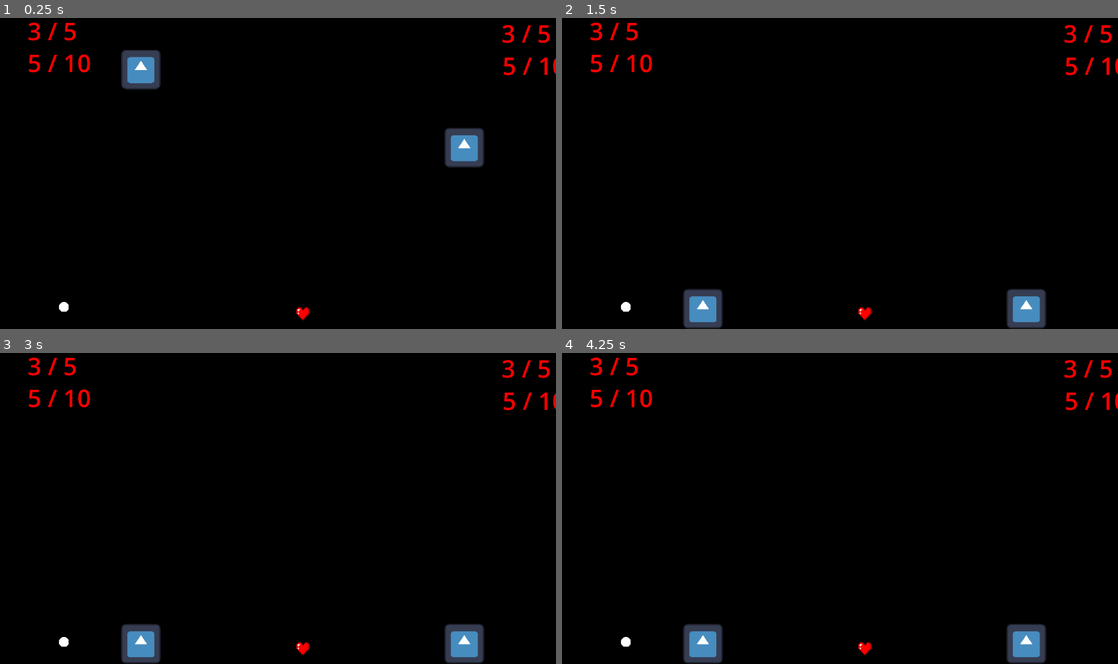
Above: before the commit, frames 1-4 (two rows, left to right).
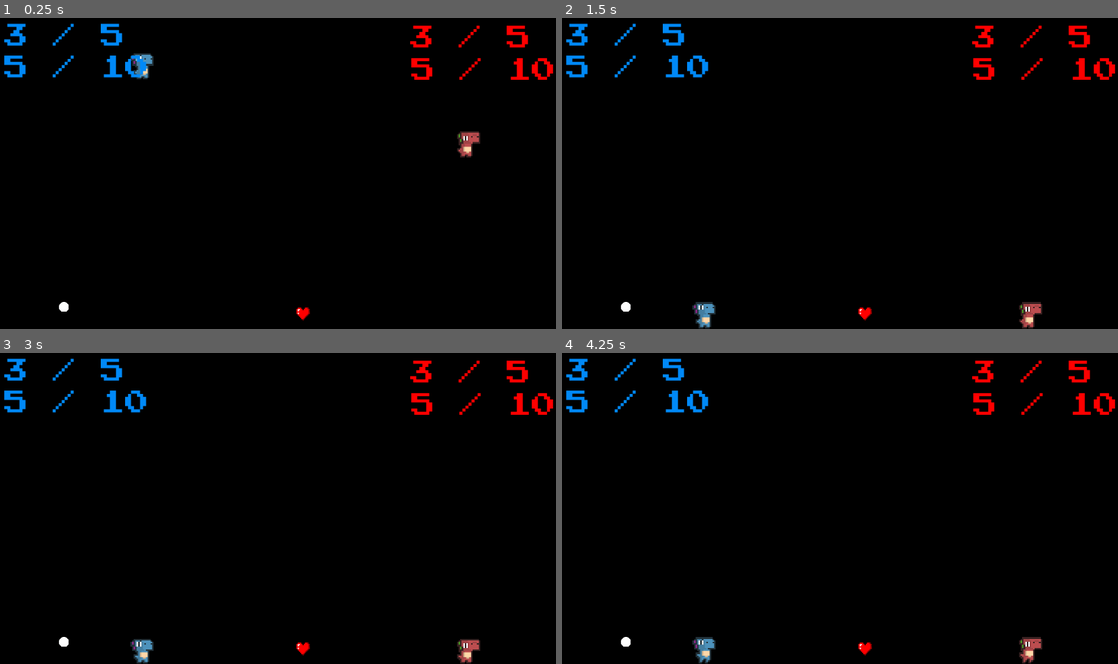
Above: after the commit, the same moments.

Repository: Jakub-Stankiewicz/platformer
Game: Godot game, scene res://scenes/arena.tscn
The game is run twice, just before and just after one commit, with the same random seed, the same clock (stepped at 60 frames per second) and the same inputs. This scene is started directly instead of the project's main scene. The engine's default icon, where the game draws it, is replaced by a stand-in: a white triangle on a blue panel in a dark square.
Inputs (mouse positions are in pixels of both pictures, inside the frame that each line leads up to):
- Up to frame 1 (0.25 s): no input
- Up to frame 2 (1.5 s): tap Enter at 0.5 s; move the mouse to (962, 157) at 0.52 s; move the mouse to (728, 189) at 1.27 s
- Up to frame 3 (3 s): move the mouse to (333, 440) at 2.02 s; move the mouse to (250, 570) at 2.77 s
- Up to frame 4 (4.25 s): move the mouse to (1006, 555) at 3.52 s

The runs differ from the first frame. In frame 1, 3.9% of the frame differs, in the area x 0-100%, y 1-48%; in frame 2, 4.1%; in frame 3, 4.1%, in the area x 0-100%, y 1-100%; in frame 4, 4.1%.

Commit message:
animacje gotowe

Diff:
--- a/scenes/arena.tscn
+++ b/scenes/arena.tscn
@@ -1,7 +1,8 @@
-[gd_scene load_steps=6 format=3 uid="uid://cwctnfbv43bmv"]
+[gd_scene load_steps=7 format=3 uid="uid://cwctnfbv43bmv"]
 
 [ext_resource type="PackedScene" uid="uid://co5be136b4wdf" path="res://scenes/character.tscn" id="1_ddxnd"]
 [ext_resource type="PackedScene" uid="uid://c3chswyfa42rj" path="res://scenes/pickups/heart.tscn" id="2_wl4x5"]
+[ext_resource type="Theme" uid="uid://c08aa77vq0ec" path="res://themes/main.tres" id="2_xdvfk"]
 [ext_resource type="PackedScene" uid="uid://bx0l6xxc6f2e0" path="res://scenes/pickups/ammoPickup.tscn" id="3_olpmc"]
 
 [sub_resource type="RectangleShape2D" id="RectangleShape2D_q1ey7"]
@@ -21,6 +22,7 @@
 
 [node name="Character" parent="." groups=["players"] instance=ExtResource("1_ddxnd")]
 position = Vector2(291, 83)
+scale = Vector2(5, 5)
 
 [node name="outer walls" type="StaticBody2D" parent="."]
 position = Vector2(274, 234)
@@ -42,24 +44,48 @@
 shape = SubResource("RectangleShape2D_dqyms")
 
 [node name="player_1_lives" type="Label" parent="."]
-offset_left = 57.0
-offset_top = -5.0
-offset_right = 260.0
-offset_bottom = 80.0
+offset_left = 9.0
+offset_top = 16.0
+offset_right = 212.0
+offset_bottom = 101.0
+theme = ExtResource("2_xdvfk")
+theme_override_colors/font_color = Color(0, 0.536463, 0.966375, 1)
+theme_override_font_sizes/font_size = 50
+text = "0"
+
+[node name="ammoP1" type="Label" parent="."]
+offset_left = 9.0
+offset_top = 82.0
+offset_right = 212.0
+offset_bottom = 167.0
+theme = ExtResource("2_xdvfk")
+theme_override_colors/font_color = Color(0, 0.536463, 0.966375, 1)
+theme_override_font_sizes/font_size = 50
+text = "0"
+
+[node name="player_2_lives" type="Label" parent="."]
+offset_left = 850.0
+offset_top = 20.0
+offset_right = 1053.0
+offset_bottom = 105.0
+theme = ExtResource("2_xdvfk")
 theme_override_colors/font_color = Color(1, 0, 0, 1)
 theme_override_font_sizes/font_size = 50
 text = "0"
 
-[node name="player_2_lives" type="Label" parent="."]
-offset_left = 1039.0
-offset_right = 1242.0
-offset_bottom = 85.0
+[node name="ammoP2" type="Label" parent="."]
+offset_left = 852.0
+offset_top = 87.0
+offset_right = 1055.0
+offset_bottom = 172.0
+theme = ExtResource("2_xdvfk")
 theme_override_colors/font_color = Color(1, 0, 0, 1)
 theme_override_font_sizes/font_size = 50
 text = "0"
 
 [node name="Character2" parent="." groups=["players"] instance=ExtResource("1_ddxnd")]
 position = Vector2(961, 245)
+scale = Vector2(5, 5)
 player_id = 2
 
 [node name="Heart" parent="." instance=ExtResource("2_wl4x5")]
@@ -67,21 +93,3 @@
 
 [node name="AmmoPickup" parent="." instance=ExtResource("3_olpmc")]
 position = Vector2(132, 602)
-
-[node name="ammoP1" type="Label" parent="."]
-offset_left = 57.0
-offset_top = 61.0
-offset_right = 260.0
-offset_bottom = 146.0
-theme_override_colors/font_color = Color(1, 0, 0, 1)
-theme_override_font_sizes/font_size = 50
-text = "0"
-
-[node name="ammoP2" type="Label" parent="."]
-offset_left = 1041.0
-offset_top = 67.0
-offset_right = 1244.0
-offset_bottom = 152.0
-theme_override_colors/font_color = Color(1, 0, 0, 1)
-theme_override_font_sizes/font_size = 50
-text = "0"
--- a/scenes/character.tscn
+++ b/scenes/character.tscn
@@ -1,19 +1,20 @@
 [gd_scene load_steps=4 format=3 uid="uid://co5be136b4wdf"]
 
 [ext_resource type="Script" uid="uid://bre7fe3gcyb4c" path="res://scripts/character.gd" id="1_kgok0"]
-[ext_resource type="Texture2D" uid="uid://b106ui6ysn8q3" path="res://icon.svg" id="2_snt3t"]
+[ext_resource type="SpriteFrames" uid="uid://sg4xexxwkear" path="res://walk.tres" id="2_rkhd4"]
 
 [sub_resource type="RectangleShape2D" id="RectangleShape2D_sxjap"]
-size = Vector2(83, 83)
+size = Vector2(9, 11)
 
 [node name="Character" type="CharacterBody2D"]
 script = ExtResource("1_kgok0")
 
 [node name="CollisionShape2D" type="CollisionShape2D" parent="."]
-position = Vector2(1.5, -1.5)
+position = Vector2(0.5, -1.5)
 shape = SubResource("RectangleShape2D_sxjap")
 
-[node name="Sprite2D" type="Sprite2D" parent="."]
+[node name="Sprite2D" type="AnimatedSprite2D" parent="."]
 position = Vector2(0.999996, -2)
 scale = Vector2(0.640625, 0.640625)
-texture = ExtResource("2_snt3t")
+sprite_frames = ExtResource("2_rkhd4")
+animation = &"walk_p1"
--- a/scripts/character.gd
+++ b/scripts/character.gd
@@ -10,7 +10,7 @@
 var max_jump_count = 2
 
 var jump_count = 0
-var direction = 1.0
+var direction = 0.0
 
 @export var max_ammo: int = 10
 var current_ammo: int = 5
@@ -23,10 +23,14 @@
 var max_health: int = 5
 var current_health: int = 3
 
+@onready var animated_sprite = $Sprite2D
+
 
 func _ready():
 	update_health_label()
 	update_ammo_label()
+
+	animated_sprite.play("idle_p" + str(player_id))
 
 	if $Hitbox:
 		$Hitbox.connect("body_entered", Callable(self, "_on_body_entered"))
@@ -44,10 +48,19 @@
 
 	for device_id in player_devices.keys():
 		if player_devices[device_id] != player_id:
+			# animated_sprite.play("idle")
 			continue
 
 		var axis_x = Input.get_joy_axis(device_id, JOY_AXIS_LEFT_X)
-		direction = 1.0 if axis_x > 0 else -1.0 if axis_x < 0 else direction
+		if axis_x > 0:
+			direction = 1.0
+		elif axis_x < 0:
+			direction = -1.0
+		else:
+			direction = 0.0
+		# direction = 1.0 if axis_x > 0 else -1.0 #if axis_x < 0 else direction
+
+
 		velocity.x = direction * speed if abs(axis_x) > 0.1 else move_toward(velocity.x, 0, speed)
 
 		var jump_pressed = Input.is_joy_button_pressed(device_id, JOY_BUTTON_B)
@@ -60,6 +73,19 @@
 		if shoot_pressed and not previous_shoot_pressed:
 			shoot(direction)
 		previous_shoot_pressed = shoot_pressed
+
+		# animated_sprite.flip_h = false if axis_x > 0 else -1.0 if axis_x < 0 else true
+		if direction == 1.0: #or direction == -1.0:
+			animated_sprite.flip_h = false
+			animated_sprite.play("walk_p" + str(player_id))
+		elif direction == -1.0:
+			animated_sprite.flip_h = true
+			var animation = "walk_p" + str(player_id)
+			print(animation)
+			animated_sprite.play(animation)
+		else:
+
+			animated_sprite.play('idle_p' + str(player_id))
 
 	move_and_slide()
 
--- /dev/null
+++ b/walk.tres
@@ -0,0 +1,181 @@
+[gd_resource type="SpriteFrames" load_steps=25 format=3 uid="uid://sg4xexxwkear"]
+
+[ext_resource type="Texture2D" uid="uid://c5igsimxbykrt" path="res://sprites/DinoSprites - doux.png" id="1_dqi14"]
+[ext_resource type="Texture2D" uid="uid://wguqc4g86i8s" path="res://sprites/DinoSprites - mort.png" id="2_ji5i6"]
+
+[sub_resource type="AtlasTexture" id="AtlasTexture_dqi14"]
+atlas = ExtResource("1_dqi14")
+region = Rect2(0, 0, 24, 24)
+
+[sub_resource type="AtlasTexture" id="AtlasTexture_wh0mv"]
+atlas = ExtResource("1_dqi14")
+region = Rect2(24, 0, 24, 24)
+
+[sub_resource type="AtlasTexture" id="AtlasTexture_4rfhu"]
+atlas = ExtResource("1_dqi14")
+region = Rect2(48, 0, 24, 24)
+
+[sub_resource type="AtlasTexture" id="AtlasTexture_tg420"]
+atlas = ExtResource("2_ji5i6")
+region = Rect2(0, 0, 24, 24)
+
+[sub_resource type="AtlasTexture" id="AtlasTexture_mhgmq"]
+atlas = ExtResource("2_ji5i6")
+region = Rect2(24, 0, 24, 24)
+
+[sub_resource type="AtlasTexture" id="AtlasTexture_0mh5k"]
+atlas = ExtResource("2_ji5i6")
+region = Rect2(48, 0, 24, 24)
+
+[sub_resource type="AtlasTexture" id="AtlasTexture_ji5i6"]
+atlas = ExtResource("1_dqi14")
+region = Rect2(72, 0, 24, 24)
+
+[sub_resource type="AtlasTexture" id="AtlasTexture_dkpci"]
+atlas = ExtResource("1_dqi14")
+region = Rect2(96, 0, 24, 24)
+
+[sub_resource type="AtlasTexture" id="AtlasTexture_7j8bg"]
+atlas = ExtResource("1_dqi14")
+region = Rect2(120, 0, 24, 24)
+
+[sub_resource type="AtlasTexture" id="AtlasTexture_vpam7"]
+atlas = ExtResource("1_dqi14")
+region = Rect2(144, 0, 24, 24)
+
+[sub_resource type="AtlasTexture" id="AtlasTexture_geq6c"]
+atlas = ExtResource("1_dqi14")
+region = Rect2(168, 0, 24, 24)
+
+[sub_resource type="AtlasTexture" id="AtlasTexture_a7ldd"]
+atlas = ExtResource("1_dqi14")
+region = Rect2(192, 0, 24, 24)
+
+[sub_resource type="AtlasTexture" id="AtlasTexture_jr5ew"]
+atlas = ExtResource("1_dqi14")
+region = Rect2(216, 0, 24, 24)
+
+[sub_resource type="AtlasTexture" id="AtlasTexture_yf78v"]
+atlas = ExtResource("1_dqi14")
+region = Rect2(240, 0, 24, 24)
+
+[sub_resource type="AtlasTexture" id="AtlasTexture_acguf"]
+atlas = ExtResource("2_ji5i6")
+region = Rect2(72, 0, 24, 24)
+
+[sub_resource type="AtlasTexture" id="AtlasTexture_8klel"]
+atlas = ExtResource("2_ji5i6")
+region = Rect2(96, 0, 24, 24)
+
+[sub_resource type="AtlasTexture" id="AtlasTexture_r7l0l"]
+atlas = ExtResource("2_ji5i6")
+region = Rect2(120, 0, 24, 24)
+
+[sub_resource type="AtlasTexture" id="AtlasTexture_b8y8m"]
+atlas = ExtResource("2_ji5i6")
+region = Rect2(144, 0, 24, 24)
+
+[sub_resource type="AtlasTexture" id="AtlasTexture_r46ss"]
+atlas = ExtResource("2_ji5i6")
+region = Rect2(168, 0, 24, 24)
+
+[sub_resource type="AtlasTexture" id="AtlasTexture_c7x0g"]
+atlas = ExtResource("2_ji5i6")
+region = Rect2(192, 0, 24, 24)
+
+[sub_resource type="AtlasTexture" id="AtlasTexture_l74v5"]
+atlas = ExtResource("2_ji5i6")
+region = Rect2(216, 0, 24, 24)
+
+[sub_resource type="AtlasTexture" id="AtlasTexture_7l3ta"]
+atlas = ExtResource("2_ji5i6")
+region = Rect2(240, 0, 24, 24)
+
+[resource]
+animations = [{
+"frames": [{
+"duration": 1.0,
+"texture": SubResource("AtlasTexture_dqi14")
+}, {
+"duration": 1.0,
+"texture": SubResource("AtlasTexture_wh0mv")
+}, {
+"duration": 1.0,
+"texture": SubResource("AtlasTexture_4rfhu")
+}],
+"loop": true,
+"name": &"idle_p1",
+"speed": 5.0
+}, {
+"frames": [{
+"duration": 1.0,
+"texture": SubResource("AtlasTexture_tg420")
+}, {
+"duration": 1.0,
+"texture": SubResource("AtlasTexture_mhgmq")
+}, {
+"duration": 1.0,
+"texture": SubResource("AtlasTexture_0mh5k")
+}],
+"loop": true,
+"name": &"idle_p2",
+"speed": 5.0
+}, {
+"frames": [{
+"duration": 1.0,
+"texture": SubResource("AtlasTexture_ji5i6")
+}, {
+"duration": 1.0,
+"texture": SubResource("AtlasTexture_dkpci")
+}, {
+"duration": 1.0,
+"texture": SubResource("AtlasTexture_7j8bg")
+}, {
+"duration": 1.0,
+"texture": SubResource("AtlasTexture_vpam7")
+}, {
+"duration": 1.0,
+"texture": SubResource("AtlasTexture_geq6c")
+}, {
+"duration": 1.0,
+"texture": SubResource("AtlasTexture_a7ldd")
+}, {
+"duration": 1.0,
+"texture": SubResource("AtlasTexture_jr5ew")
+}, {
+"duration": 1.0,
+"texture": SubResource("AtlasTexture_yf78v")
+}],
+"loop": true,
+"name": &"walk_p1",
+"speed": 5.0
+}, {
+"frames": [{
+"duration": 1.0,
+"texture": SubResource("AtlasTexture_acguf")
+}, {
+"duration": 1.0,
+"texture": SubResource("AtlasTexture_8klel")
+}, {
+"duration": 1.0,
+"texture": SubResource("AtlasTexture_r7l0l")
+}, {
+"duration": 1.0,
+"texture": SubResource("AtlasTexture_b8y8m")
+}, {
+"duration": 1.0,
+"texture": SubResource("AtlasTexture_r46ss")
+}, {
+"duration": 1.0,
+"texture": SubResource("AtlasTexture_c7x0g")
+}, {
+"duration": 1.0,
+"texture": SubResource("AtlasTexture_l74v5")
+}, {
+"duration": 1.0,
+"texture": SubResource("AtlasTexture_7l3ta")
+}],
+"loop": true,
+"name": &"walk_p2",
+"speed": 5.0
+}]
Binary file added: sprites/DinoSprites - doux.png
Not shown, added: sprites/DinoSprites - doux.png.import
Binary file added: sprites/DinoSprites - mort.png
Not shown, added: sprites/DinoSprites - mort.png.import
